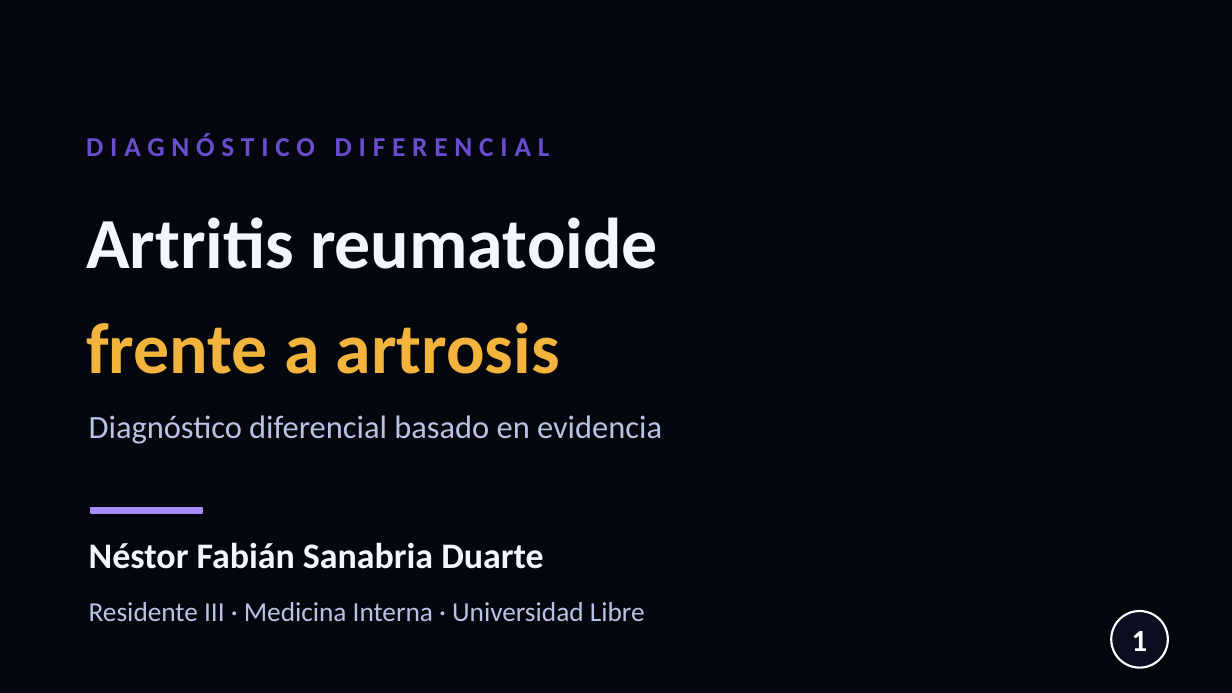
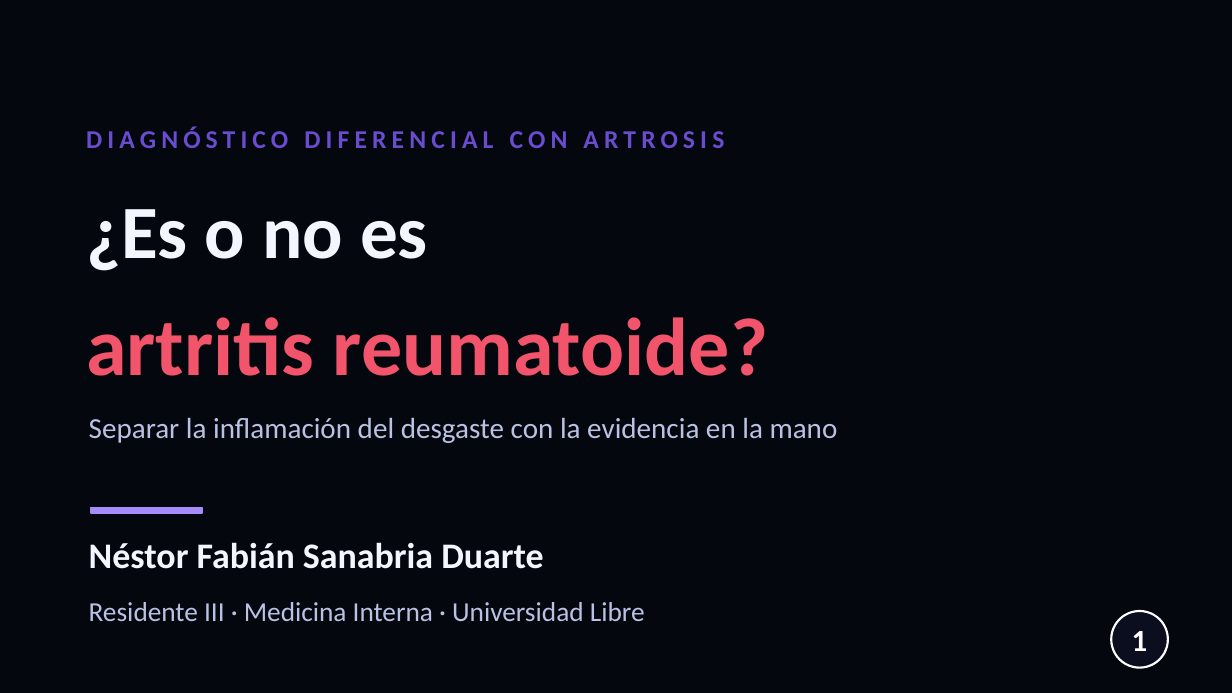
Before and after one commit to nestor120512/nes, a slide deck: slide 1 of Dx_AR_vs_artrosis.pptx. Drawn at 1232x693 pixels with LibreOffice and Linux fonts; fonts in the diff are those of the drawing; background and template pictures are left out. Boxes give left, top, right and bottom in pixels: in the first picture for what was removed or moved away, otherwise in the second. Text is boxed around its words. In the diff, an @@ line names an element or a change of style, - is before the commit and + after.

```diff
--- a/Dx_AR_vs_artrosis.pptx
+++ b/Dx_AR_vs_artrosis.pptx
@@ text at bbox=[86, 127, 724, 148]: text changed; size 16 to 15 pt @@
-DIAGNÓSTICO DIFERENCIAL
+DIAGNÓSTICO DIFERENCIAL CON ARTROSIS
@@ text added at bbox=[86, 209, 428, 271], 44 pt, text #F4F6FF, bold @@
+¿Es o no es
@@ text at bbox=[86, 317, 768, 376]: text changed; size 42 to 48 pt; text colour #F4F6FF to #F2546B @@
-Artritis reumatoide
+artritis reumatoide?
@@ text removed at bbox=[86, 322, 560, 374] @@
-frente a artrosis
@@ text at bbox=[89, 417, 838, 443]: text changed; size 19 to 17 pt @@
-Diagnóstico diferencial basado en evidencia
+Separar la inflamación del desgaste con la evidencia en la mano
```
Also in this commit, not shown: 20 other slides changed, 1 slide added, 14 slides removed.
